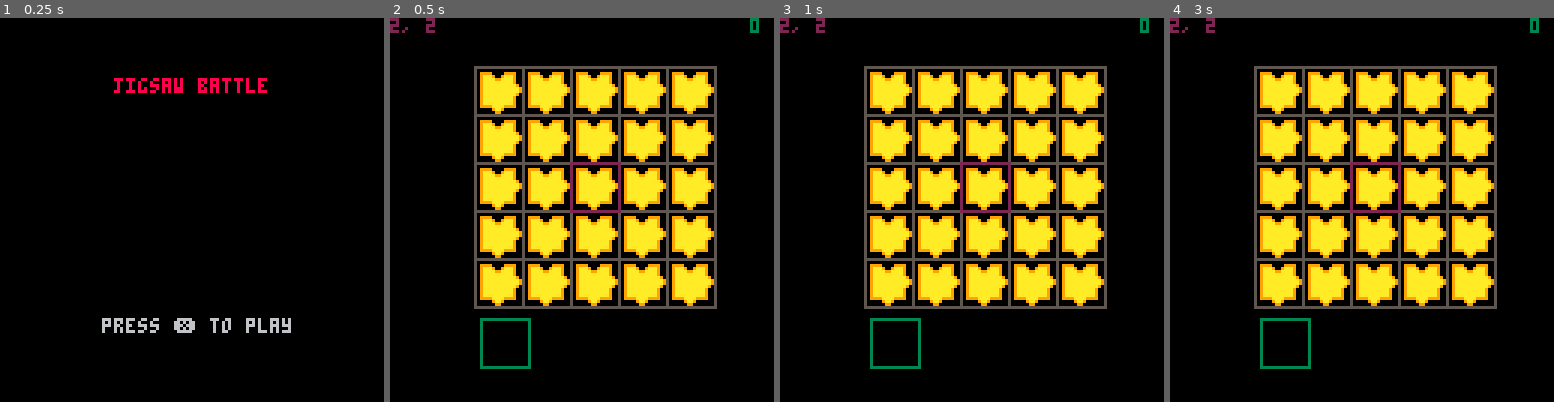
Above: before the commit, frames 1-4 (left to right).
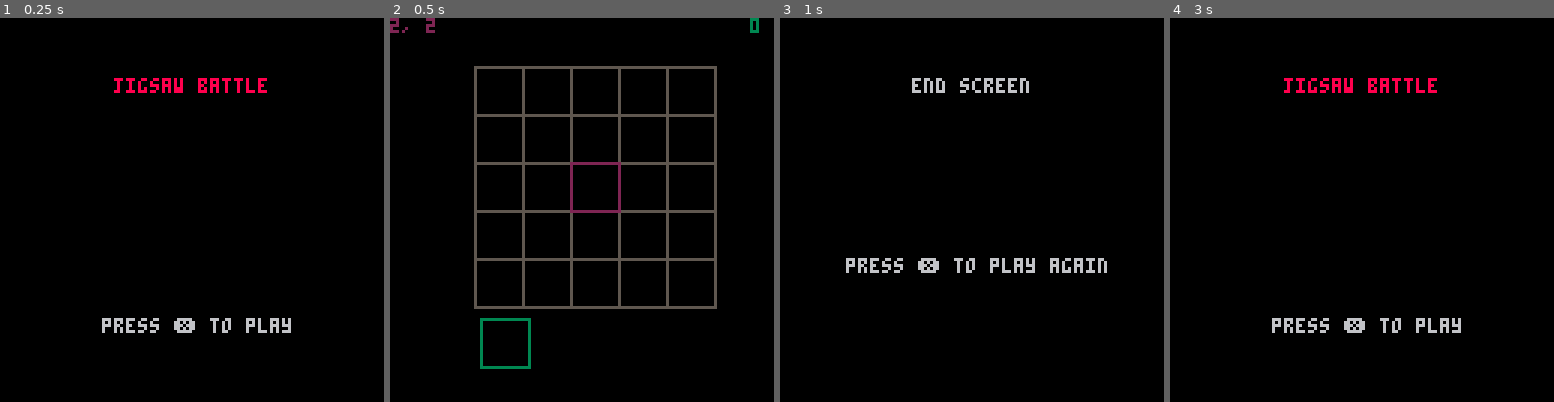
Above: after the commit, the same moments.

Repository: FelixEder/jigsaw-battle
Game: PICO-8 cartridge jigsaw-battle.p8
Same seed, same stepped clock (60 frames per second), same inputs: the game is played once before the commit and once after it.
Inputs:
- Up to frame 1 (0.25 s): no input
- Up to frame 2 (0.5 s): tap X (X key) at 0.33 s
- Up to frame 3 (1 s): tap O (Z key) at 0.7 s
- Up to frame 4 (3 s): tap X (X key) at 1.07, 1.85, 2.97 s; hold Right 1.6-2.1 s; tap O (Z key) every 0.4 s from 1.7 to 2.9 s; hold Up 2.15-2.42 s; hold Right from 2.47 s (still down)

Frame 1 is identical in both runs. In frame 2, 23% of the frame differs, in the area x 23-85%, y 14-75%; in frame 3, 30%; in frame 4, 30%, in the area x 0-97%, y 0-92%.

Commit message:
Add piece placement

Diff:
--- a/jigsaw-battle.p8
+++ b/jigsaw-battle.p8
@@ -73,12 +73,18 @@
 			local sy = oy + y*cell_size
 			rect(sx, sy, sx+cell_size, sy+cell_size, 5)
 
-			local jigsaw = create_random_jigsaw()
-			render_jigsaw_at(jigsaw, x, y)
+			if (grid[y][x] == 1) then
+				local jigsaw = create_random_jigsaw()
+				render_jigsaw_at(jigsaw, x, y)
+			end
 		end
 	end
 end
 
+
+function place_piece()
+	grid[grid_cursor.y][grid_cursor.x] = 1
+end
 -->8
 --scene_menu
 function menu_update()
@@ -111,7 +117,7 @@
 
 function game_update()
 	--todo
-	if btnp(❎) then
+	if btnp(🅾️) then
 		scene = "end"
 	end
 
@@ -129,8 +135,8 @@
 	 grid_cursor.x = max(0, grid_cursor.x - 1)
 	end
 	if btnp(❎) then
-		--todo: place piece
-	end
+		place_piece()
+		end
 
 	if btnp(➡️, 1) then
 		selection_cursor = min(2, selection_cursor + 1)
